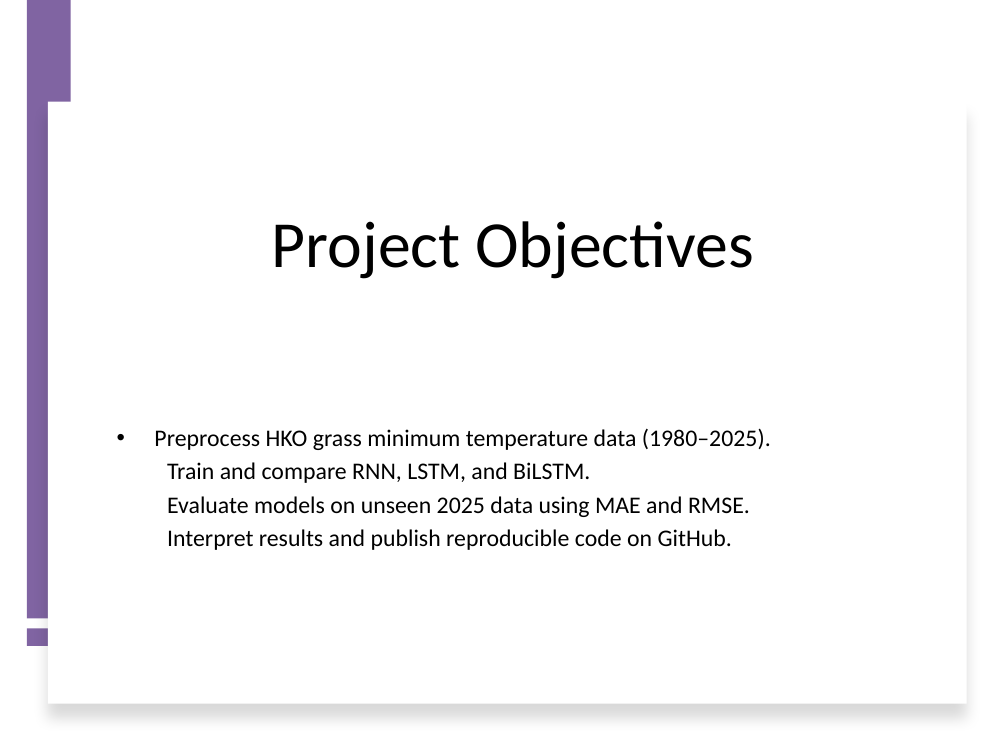
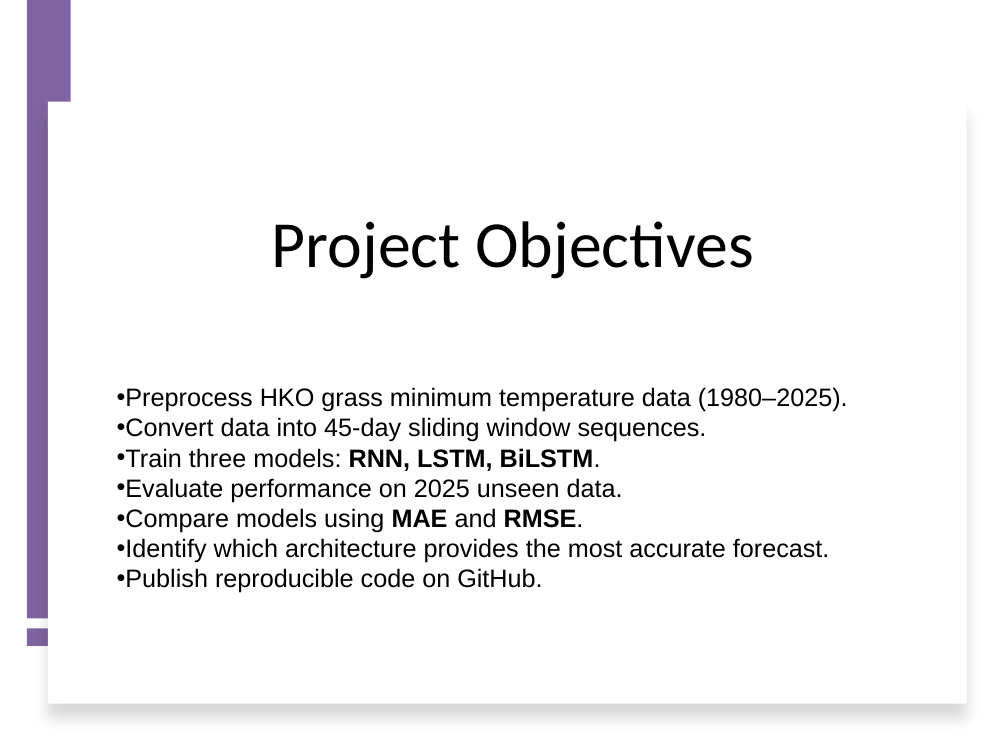
Before and after one commit to Ahhaeyy/DIT5411-RNN-LSTM-Temperature-Forecasting, a slide deck: slide 3 of DIT5411_220134800_Project_Presentation.pptx. Drawn at 1008x756 pixels with LibreOffice and Linux fonts; fonts in the diff are those of the drawing. Boxes give left, top, right and bottom in pixels: in the first picture for what was removed or moved away, otherwise in the second. Text is boxed around its words. In the diff, an @@ line names an element or a change of style, - is before the commit and + after.

```diff
--- a/DIT5411_220134800_Project_Presentation.pptx
+++ b/DIT5411_220134800_Project_Presentation.pptx
@@ text at [117, 387, 848, 412]: size 17 to 18 pt, font Calibri to Arial in "Preprocess HKO grass minimum temperature data (1980–2025)."; indent changed; less space between paragraphs @@
@@ text at [117, 417, 830, 593]: text changed; size 17 to 18 pt; font Calibri to Arial @@
-  Train and compare RNN, LSTM, and BiLSTM.
-  Evaluate models on unseen 2025 data using MAE and RMSE.
-  Interpret results and publish reproducible code on GitHub.
+• Convert data into 45-day sliding window sequences.
+• Train three models: RNN, LSTM, BiLSTM.
+• Evaluate performance on 2025 unseen data.
+• Compare models using MAE and RMSE.
+• Identify which architecture provides the most accurate forecast.
+• Publish reproducible code on GitHub.
```
Also in this commit, not shown: 9 other slides changed, 1 slide added, 1 other file.
